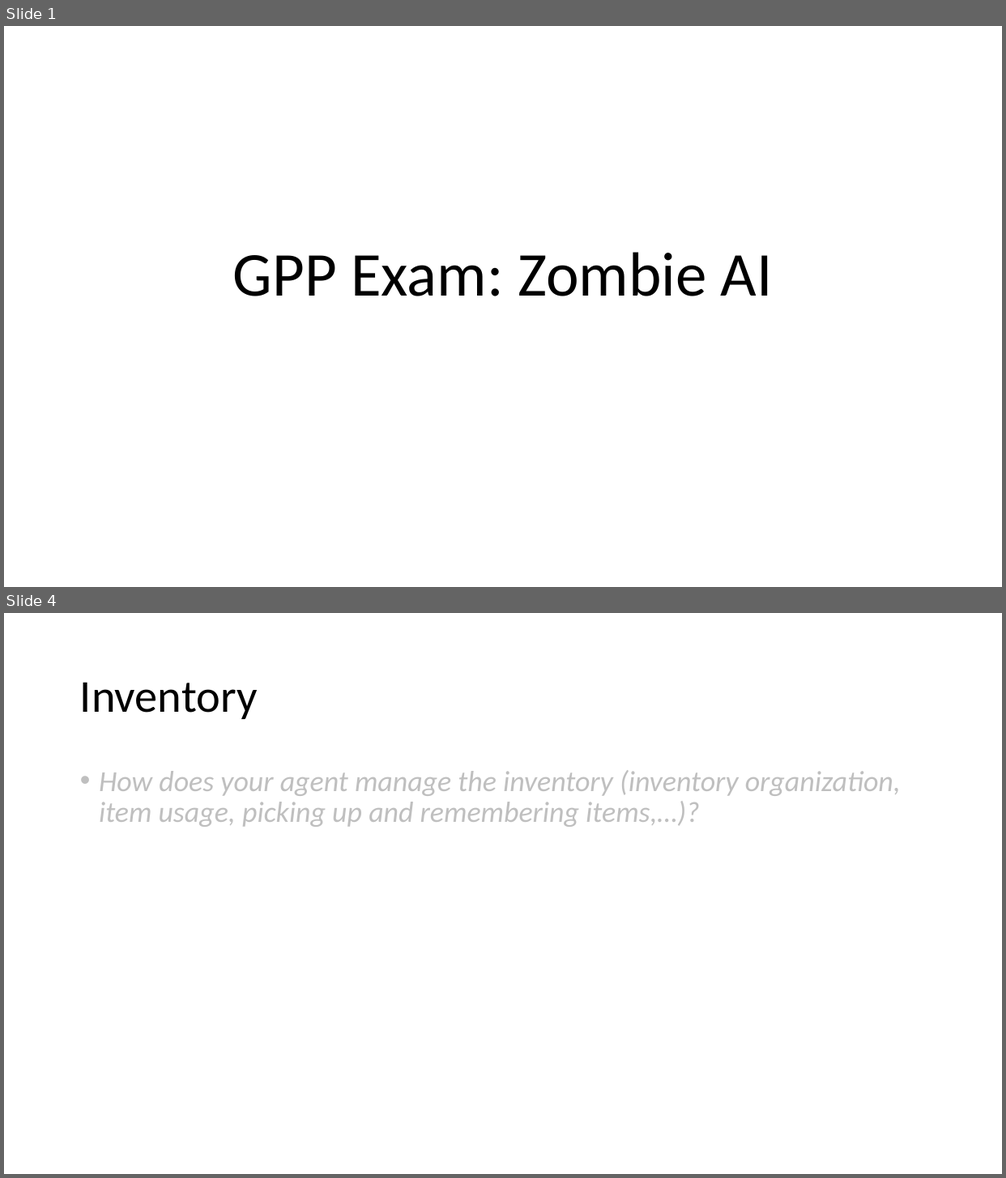
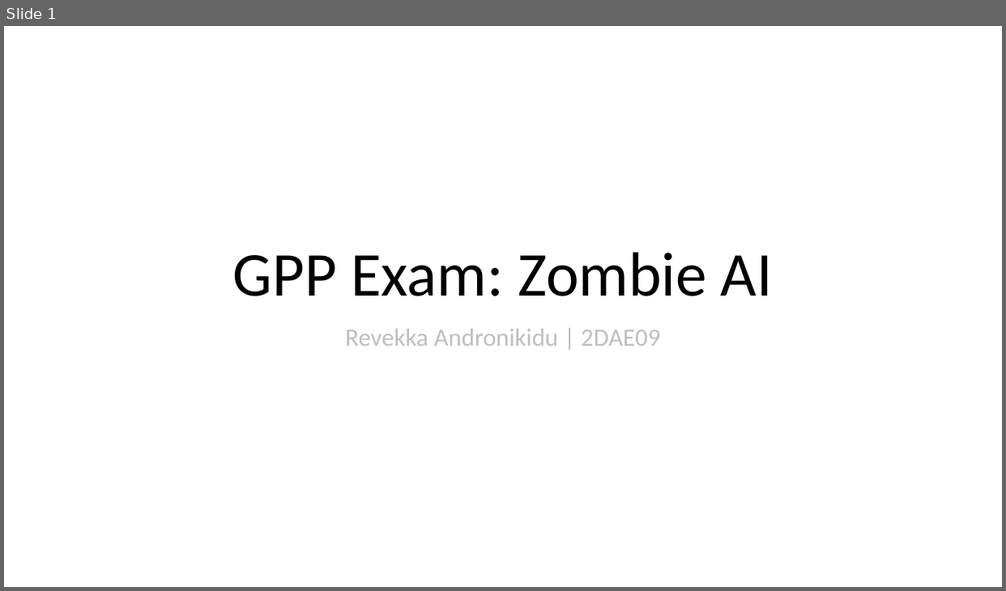
Before and after one commit to revekka-andronikidu/ZombieAISurvivalGame, a slide deck: GPP_ZombieAI_LastNameFirstName_2DAEXX.pptx. Shown one above the other, each under a label of ours: slides 1 and 4 before the commit, slide 1 after it; the slides between them are not shown. The pictures are 1006x1178 and 1006x591 pixels, drawn with LibreOffice and Linux fonts; fonts in the diff are those of the drawing. Boxes give left, top, right and bottom in pixels: in the first picture for what was removed or moved away, otherwise in the second. Text is boxed around its words. In the diff, an @@ line names an element or a change of style, - is before the commit and + after.

```diff
--- a/GPP_ZombieAI_LastNameFirstName_2DAEXX.pptx
+++ b/GPP_ZombieAI_LastNameFirstName_2DAEXX.pptx
@@ slide 4 removed at [4,613,1002,1174], background #FFFFFF @@
@@ title removed at [80,682,258,719] @@
-Inventory
@@ text removed at [99,770,901,827] @@
-• How does your agent manage the inventory (inventory organization, item usage, picking up and remembering items,…)?
@@ slide 1 changed as well @@
@@ subtitle added at [345,329,660,346], 24 pt, text #BFBFBF @@
+Revekka Andronikidu | 2DAE09
```
Also in this commit, not shown: 3 other slides changed, 3 slides added, 2 other slides removed, 13 other files.
